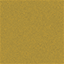
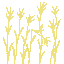
Before/after of a 64 × 64 layered artwork. What changed in the layer stack:
added layer "Grass_64_newWheat 3" above "Grass003_1K-JPG_AmbientOcclusion Kopie" over [3,2,61,64]
hid "Grass003_1K-JPG_AmbientOcclusion Kopie" over [0,0,64,64]
showed group "Grass_Detail" (5 layers) over [0,0,64,64]